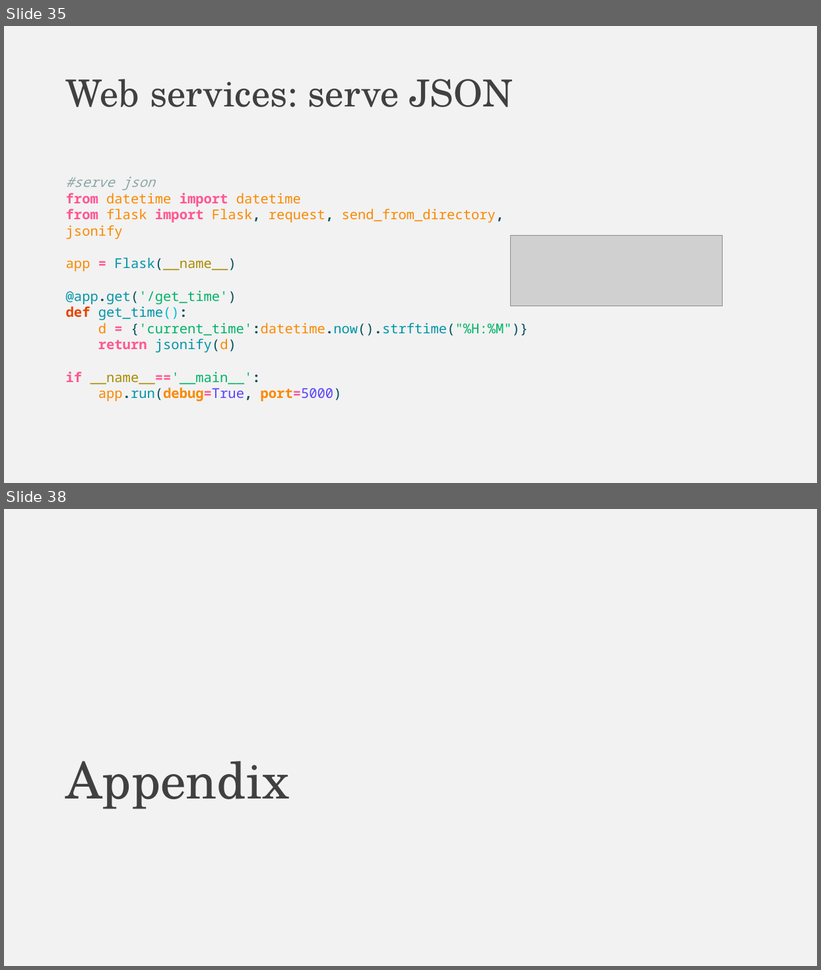
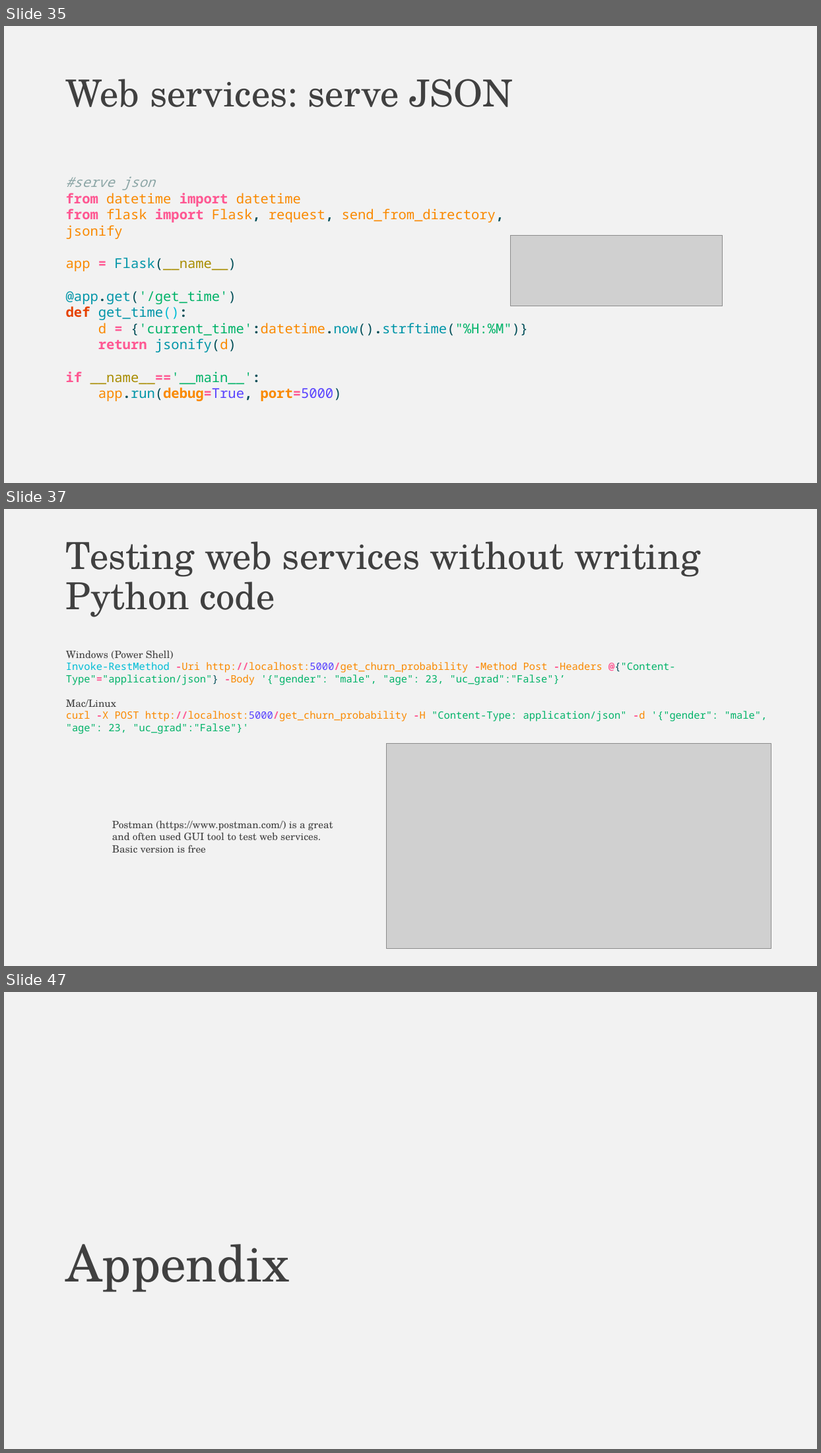
Before and after one commit to falconair/ProgrammingForAnalytics, a slide deck: lectures/075_web_under_the_hood/The web, under the hood.pptx. Shown one above the other, each under a label of ours: slides 35 and 38 before the commit, slides 35, 37 and 47 after it; the slides between them are not shown. The pictures are 821x970 and 821x1453 pixels, drawn with LibreOffice and Linux fonts; fonts in the diff are those of the drawing; grey boxes stand for pictures. Boxes give left, top, right and bottom in pixels: in the first picture for what was removed or moved away, otherwise in the second. Text is boxed around its words. In the diff, an @@ line names an element or a change of style, - is before the commit and + after.

```diff
--- a/lectures/075_web_under_the_hood/The web, under the hood.pptx
+++ b/lectures/075_web_under_the_hood/The web, under the hood.pptx
@@ slide 37 added at bbox=[4, 509, 817, 966], background #F2F2F2 @@
@@ title added at bbox=[66, 541, 700, 617], 44 pt, text #404040 @@
+Testing web services without writing Python code
@@ text added at bbox=[66, 650, 768, 734], 12 pt, text #00B368 @@
+Windows (Power Shell)
+Invoke-RestMethod -Uri http://localhost:5000/get_churn_probability -Method Post -Headers @{"Content-Type"="application/json"} -Body '{"gender": "male", "age": 23, "uc_grad":"False"}’
+Mac/Linux
+curl -X POST http://localhost:5000/get_churn_probability -H "Content-Type: application/json" -d '{"gender": "male", "age": 23, "uc_grad":"False"}'
@@ picture added at bbox=[386, 744, 772, 949] @@
@@ text added at bbox=[112, 821, 333, 853], 12 pt, text #404040 @@
+Postman (https://www.postman.com/) is a great and often used GUI tool to test web services. Basic version is free
@@ what was slide 38 is now slide 47 @@
```
Also in this commit, not shown: 2 slides changed, 8 other slides added, 6 other files.
